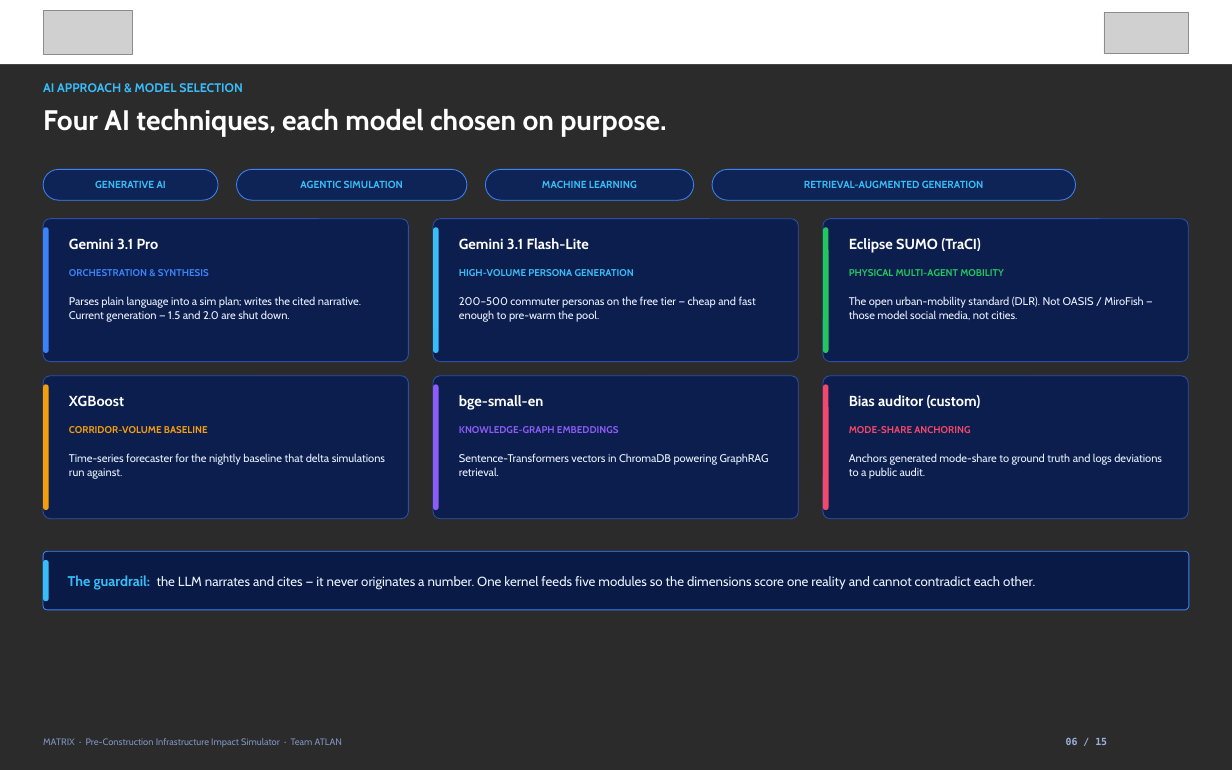
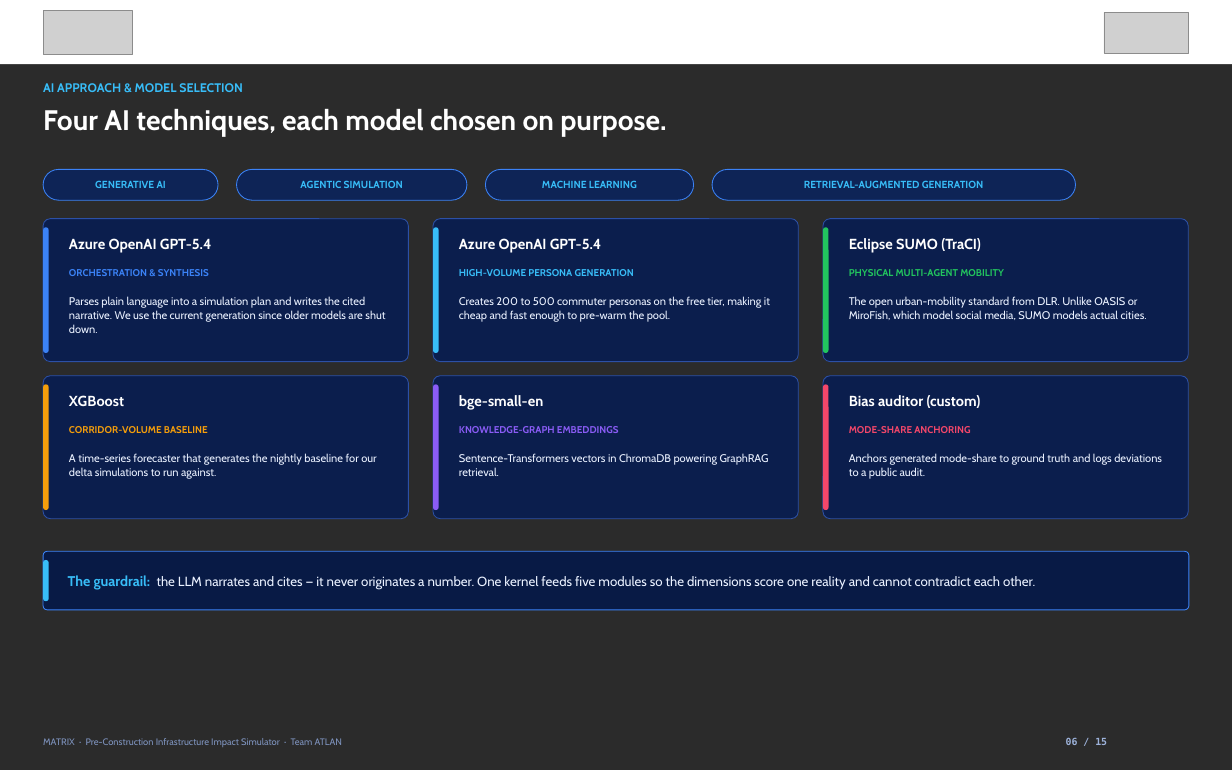
Before and after one commit to delatorrecj/matrix, a slide deck: slide 6 of presentation/deck/Smart Cities_PUP_ATLAN_PitchDeck.pptx. Drawn at 1232x770 pixels with LibreOffice and Linux fonts; fonts in the diff are those of the drawing; grey boxes stand for pictures; background and template pictures are left out; a plain dark background stands for a picture behind light text. Boxes give left, top, right and bottom in pixels: in the first picture for what was removed or moved away, otherwise in the second. Text is boxed around its words. In the diff, an @@ line names an element or a change of style, - is before the commit and + after.

```diff
--- a/presentation/deck/Smart Cities_PUP_ATLAN_PitchDeck.pptx
+++ b/presentation/deck/Smart Cities_PUP_ATLAN_PitchDeck.pptx
@@ text at (69,238,212,253): text changed @@
-Gemini 3.1 Pro
+Azure OpenAI GPT-5.4
@@ text at (459,238,602,253): text changed @@
-Gemini 3.1 Flash-Lite
+Azure OpenAI GPT-5.4
@@ text at (69,296,385,333): text changed @@
-Parses plain language into a sim plan; writes the cited narrative. Current generation — 1.5 and 2.0 are shut down.
+Parses plain language into a simulation plan and writes the cited narrative. We use the current generation since older models are shut down.
@@ text at (459,296,770,322): text changed @@
-200–500 commuter personas on the free tier — cheap and fast enough to pre-warm the pool.
+Creates 200 to 500 commuter personas on the free tier, making it cheap and fast enough to pre-warm the pool.
@@ text at (849,296,1147,320): text changed @@
-The open urban-mobility standard (DLR). Not OASIS / MiroFish — those model social media, not cities.
+The open urban-mobility standard from DLR. Unlike OASIS or MiroFish, which model social media, SUMO models actual cities.
@@ text at (69,453,376,479): text changed @@
-Time-series forecaster for the nightly baseline that delta simulations run against.
+A time-series forecaster that generates the nightly baseline for our delta simulations to run against.
```
Also in this commit, not shown: 14 other slides changed, 8 other files.
